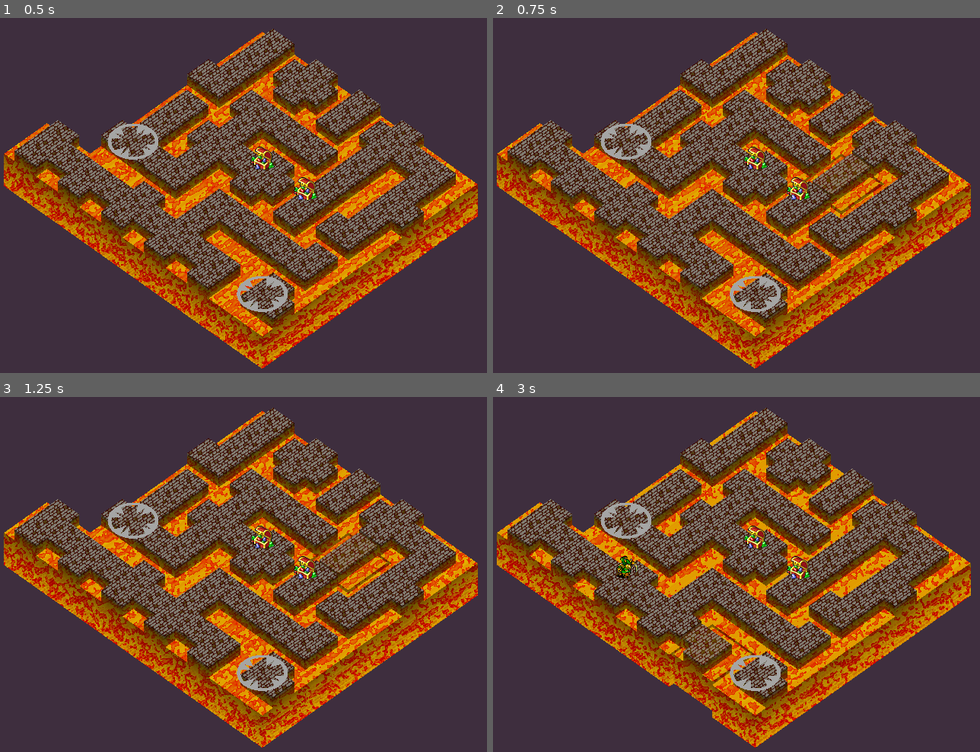
Above: before the commit, frames 1-4 (two rows, left to right).
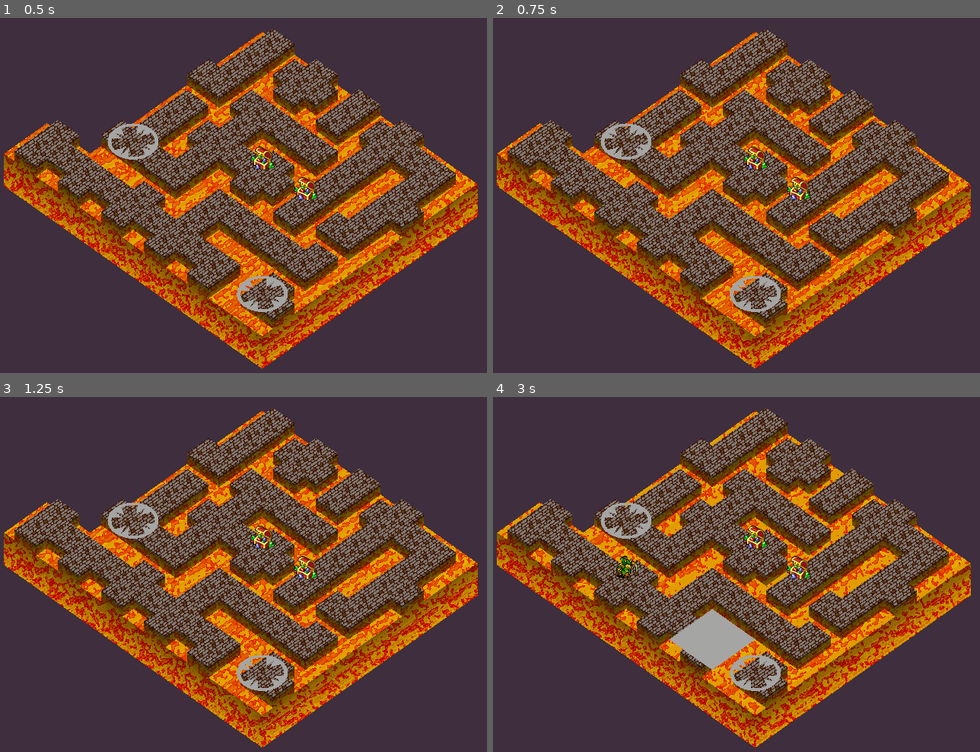
Above: after the commit, the same moments.

Repository: Maxic/magicmaze
Game: Godot game, scene res://main.tscn
The game is run twice, just before and just after one commit, with the same random seed, the same clock (stepped at 60 frames per second) and the same inputs.
Inputs (mouse positions are in pixels of both pictures, inside the frame that each line leads up to):
- Up to frame 1 (0.5 s): no input
- Up to frame 2 (0.75 s): move the mouse to (843, 181) at 0.52 s; hold Right (move_indicator_right) from 0.53 s (still down); tap Space (accept_indicator) at 0.6 s
- Up to frame 3 (1.25 s): keep holding Right (move_indicator_right)
- Up to frame 4 (3 s): move the mouse to (639, 595) at 1.27 s; release Right (move_indicator_right) at 1.28 s; hold Left (move_indicator_left) 1.28-2.03 s; click (639, 595) at 1.35 s; move the mouse to (785, 499) at 2.02 s; hold Right (move_indicator_right) from 2.03 s (still down); tap Up (turn_indicator_clockwise) at 2.1 s; move the mouse to (712, 652) at 2.77 s; tap Down (turn_indicator_counterclockwise) at 2.85 s

Frame 1 is identical in both runs. In frame 2, 0.5% of the frame differs, in the area x 63-81%, y 37-56%; in frame 3, 0.5%; in frame 4, 2.2%, in the area x 36-54%, y 59-91%.

Commit message:
hero spawn broken

Diff:
--- a/scripts/game_logic.gd
+++ b/scripts/game_logic.gd
@@ -29,6 +29,10 @@
 # Nodes
 onready var main = get_node("/root/main")
 
+#scenes
+var hightlight_cube = load("res://scenes/highlight_cube.tscn")
+var hightlight_cube_inst
+
 func reset():
 	# Reset all our vars
 	grid_dimension = 5
@@ -63,10 +67,15 @@
 
 	# Create initial grid
 	Grid.create_grid(grid_dimension)
+	hightlight_cube_inst = hightlight_cube.instance()
+	main.add_child(hightlight_cube_inst)
+	hightlight_cube_inst.visible = false
+
+
 
 	# Populate grid with objects
 	spawn_treasures()
-	spawn_heroes()
+	spawn_heroes(hero_amount)
 
 	# Start phase loop with hero intention phase
 	current_phase = phase.INITIAL
@@ -115,6 +124,7 @@
 		# movement is handled in grid code
 		if end_player_phase:
 			EventManager.hero_action_phase_msg()
+			show_heroes()
 
 			# Calculate new paths again with new grid
 			remove_move_indicator_paths()
@@ -128,6 +138,7 @@
 			return
 
 #####~~  THIRD PHASE, ENEMY ACTION ~~#####
+
 	if current_phase == phase.HERO_ACTION:
 		# If there are no heroes, stop this phase.
 		if !hero_array:
@@ -146,11 +157,13 @@
 		# Phase is over, setup stuff for next phase
 		if end_hero_action_phase:
 			remove_move_indicator_paths()
-			if turn != turn_amount:
+			spawn_heroes((randi() % 1)+1)
+			if turn != 1:
 				current_phase = phase.HERO_INTENTION
 				return
 			else:
 				victory = true
+				EventManager.victory_msg()
 
 func remove_object_from_tile(object,object_x,object_y):
 	var tile = Grid.grid[object_y][object_x]
@@ -197,7 +210,7 @@
 		EventManager.victory_msg()
 		victory = true
 
-func spawn_heroes():
+func spawn_heroes(amount):
 	# Generate array of tiles on the edge of the grid
 	var edge_arr = []
 	for i in range(grid_dimension):
@@ -207,18 +220,19 @@
 		edge_arr.append(Vector2(i,grid_dimension-1))
 
 	# spawn hero in one the remaining tiles
-	for i in hero_amount:
+	for i in amount:
 		edge_arr.shuffle()
 		var hero = Hero.new(edge_arr[0].x,edge_arr[0].y)
 		edge_arr.remove(0)
 		hero_array.append(hero)
-		hero.turn_order = (i+1)
+		hero.turn_order = hero_array.find(hero)
 		main.add_child(hero)
 
 
 func show_heroes():
 	for hero in hero_array:
-		hero.show_hero()
+		if hero != hero.visible:
+			hero.show_hero()
 
 func spawn_treasures():
 	# Generate array of tiles _not_ on edge of grid
@@ -258,15 +272,15 @@
 			var tile = Grid.grid[pos.y][pos.x]
 			if Grid.highlighted_tile != tile:
 				if Grid.highlighted_tile:
-					Grid.highlighted_tile.scale = Vector3.ONE
-				tile.scale = Vector3.ONE * .90
+					hightlight_cube_inst.visible = true
+					hightlight_cube_inst.translation = Vector3(pos.x*2,1,pos.y*2)
 				Grid.highlighted_tile = tile
 		elif not Grid.highlighted_tile == null:
-			Grid.highlighted_tile.scale = Vector3.ONE
+			hightlight_cube_inst.visible = false
 			Grid.highlighted_tile = null
 	else:
 		if not Grid.highlighted_tile == null:
-			Grid.highlighted_tile.scale = Vector3.ONE
+			hightlight_cube_inst.visible = false
 			Grid.highlighted_tile = null
 
 
--- a/scripts/hero.gd
+++ b/scripts/hero.gd
@@ -9,7 +9,7 @@
 var remaining_path : Array
 enum phase {WAITING, MOVING, DONE}
 var current_phase
-enum intent {NOTHING, PICK_UP, ATTACKING}
+enum intent {WANDERING, PILLAGING, ATTACKING}
 var current_intent
 var current_pos
 var new_pos
@@ -69,7 +69,7 @@
 	# If there is a treasure on the tile
 	# Pick it up
 	var treasure = tile.get_treasure()
-	if treasure and current_intent == intent.PICK_UP:
+	if treasure and current_intent == intent.PILLAGING:
 		treasure.picked_up()
 	# If there is a treasure on the tile
 	# Kill it when attacking, otherwise, die.
@@ -99,7 +99,7 @@
 func set_intent_and_path(paths):
 	if paths.has("treasure"):
 		self.remaining_path = paths["treasure"]
-		self.current_intent = intent.PICK_UP
+		self.current_intent = intent.PILLAGING
 		# If there is a monster in the path,
 		# attack that monster instead of going for the treasure
 		if paths.has("monster"):
@@ -113,8 +113,8 @@
 		self.remaining_path = paths["monster"]
 		self.current_intent = intent.ATTACKING
 	else:
-		self.remaining_path = [Vector2(self.x, self.y)]
-		self.current_intent = intent.NOTHING
+		self.remaining_path = paths["random"]
+		self.current_intent = intent.WANDERING
 
 func recalculate_best_path():
 	var possible_path = []
--- a/scripts/pathfinder.gd
+++ b/scripts/pathfinder.gd
@@ -10,11 +10,15 @@
 	var possible_paths = find_all_paths(start_pos, grid)
 	var treasure_path = find_shortest_treasure_path(possible_paths)
 	var monster_path = find_shortest_monster_path(possible_paths)
+	var random_path = possible_paths[randi() % possible_paths.size()]
 
 	if treasure_path != []:
 		shortest_paths["treasure"] = treasure_path
 	if monster_path != []:
 		shortest_paths["monster"] = monster_path
+
+	shortest_paths["random"] = random_path
+
 	return shortest_paths
 
 func find_shortest_treasure_path(paths):
